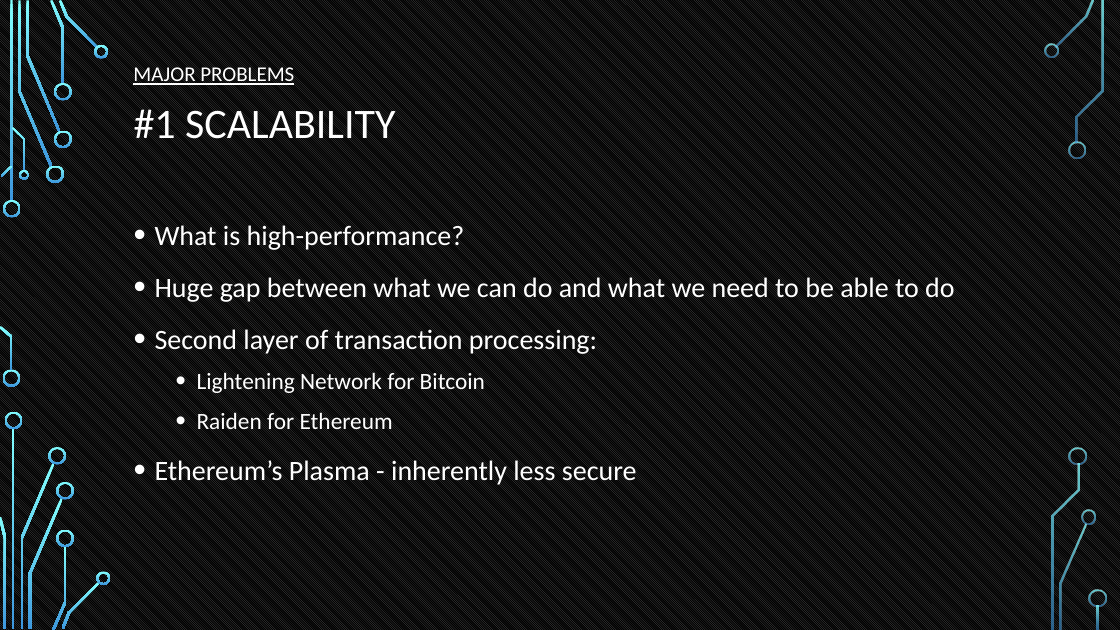
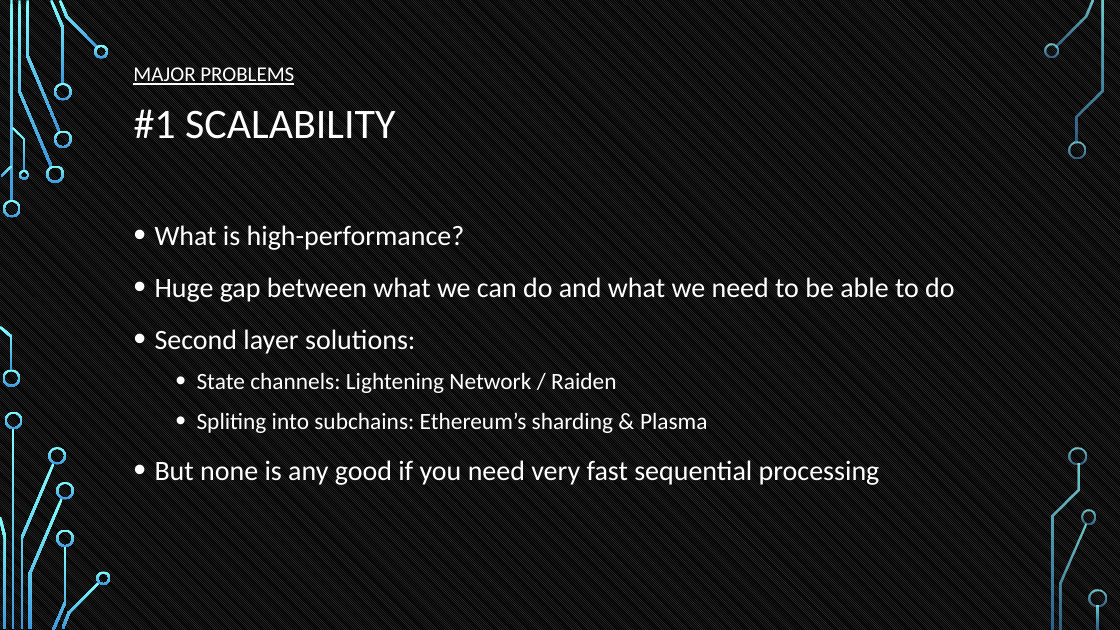
Before and after one commit to tokenika/tokenika.github.io, a slide deck: slide 11 of WarsawBlock.pptx. Drawn at 1120x630 pixels with LibreOffice and Linux fonts; fonts in the diff are those of the drawing; background and template pictures are left out. Boxes give left, top, right and bottom in pixels: in the first picture for what was removed or moved away, otherwise in the second. Text is boxed around its words. In the diff, an @@ line names an element or a change of style, - is before the commit and + after.

```diff
--- a/WarsawBlock.pptx
+++ b/WarsawBlock.pptx
@@ text at [155,329,880,485]: text changed; size 24 to 20 pt @@
-• Second layer of transaction processing:
-  • Lightening Network for Bitcoin
-  • Raiden for Ethereum
-• Ethereum’s Plasma - inherently less secure
+• Second layer solutions:
+  • State channels: Lightening Network / Raiden
+  • Spliting into subchains: Ethereum’s sharding & Plasma
+• But none is any good if you need very fast sequential processing
```
Also in this commit, not shown: 15 other slides changed, 1 slide added, 3 other files.
